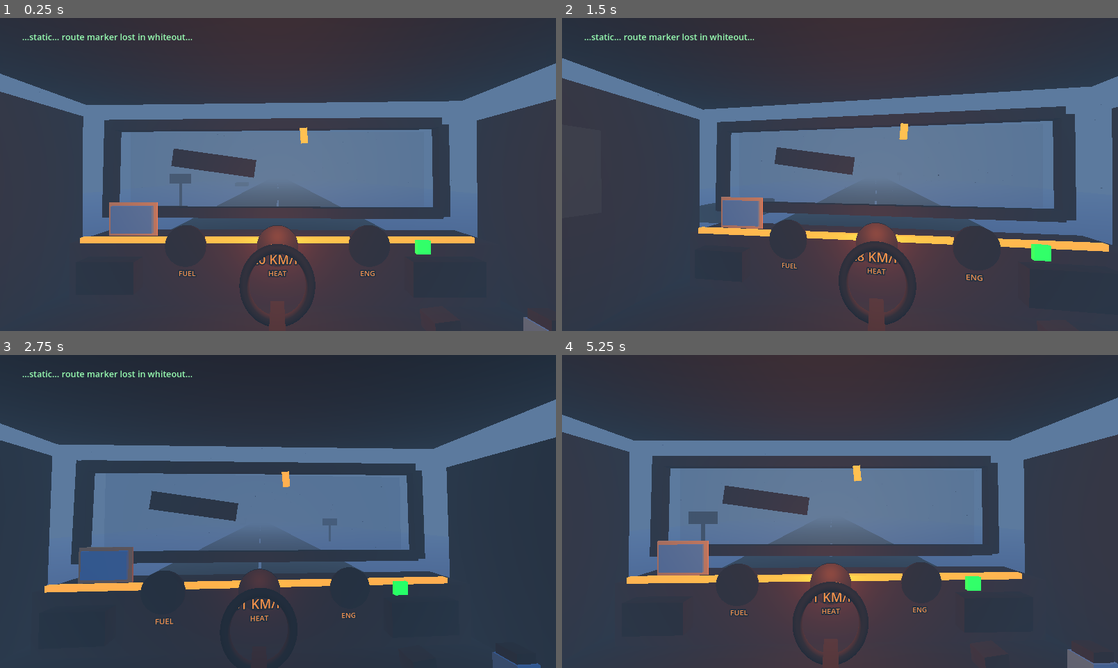
Above: before the commit, frames 1-4 (two rows, left to right).
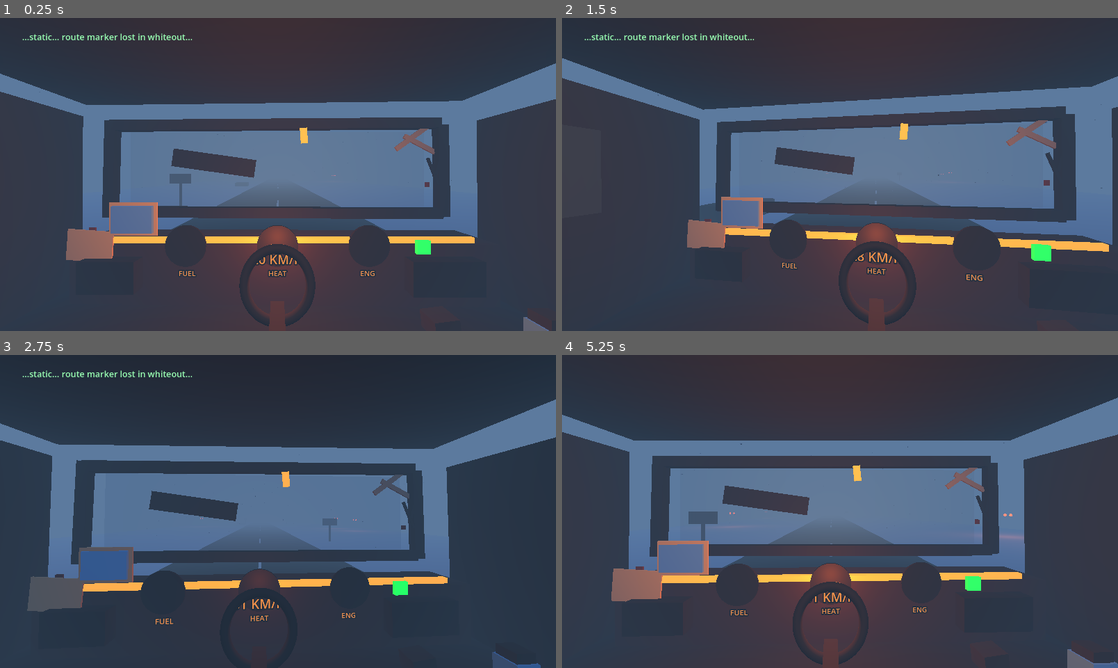
Above: after the commit, the same moments.

Repository: simonovic86/frozen-highway
Game: Godot game, scene res://scenes/Main.tscn
The game is run twice, just before and just after one commit, with the same random seed, the same clock (stepped at 60 frames per second) and the same inputs.
Inputs (mouse positions are in pixels of both pictures, inside the frame that each line leads up to):
- Up to frame 1 (0.25 s): no input
- Up to frame 2 (1.5 s): tap Enter at 0.5 s; move the mouse to (867, 174) at 0.52 s; hold H (heater_toggle) 0.53-1.28 s; hold W (throttle_up) from 0.53 s (still down); move the mouse to (812, 174) at 1.27 s; tap E (interact) at 1.35 s
- Up to frame 3 (2.75 s): keep holding W (throttle_up); move the mouse to (289, 505) at 2.02 s; hold L (lights_toggle) from 2.03 s (still down)
- Up to frame 4 (5.25 s): keep holding W (throttle_up); move the mouse to (834, 517) at 2.77 s; release L (lights_toggle) at 2.78 s; tap R (radio_toggle) at 2.85 s; move the mouse to (878, 514) at 3.52 s; hold H (heater_toggle) 3.53-4.28 s; move the mouse to (795, 508) at 4.27 s; tap E (interact) at 4.35 s; move the mouse to (845, 511) at 5.02 s; hold L (lights_toggle) from 5.03 s (still down)

The runs differ from the first frame. In frame 1, 1.0% of the frame differs, in the area x 11-79%, y 35-78%; in frame 2, 0.9%; in frame 3, 1.2%, in the area x 4-74%, y 38-82%; in frame 4, 1.2%.

Commit message:
Add cabin story and distant lights

Diff:
--- a/scripts/Cabin.gd
+++ b/scripts/Cabin.gd
@@ -52,6 +52,8 @@
 var mat_rust: StandardMaterial3D
 var mat_paper: StandardMaterial3D
 var mat_cloth: StandardMaterial3D
+var mat_tape: StandardMaterial3D
+var mat_wire: StandardMaterial3D
 
 func _ready() -> void:
 	base_camera_pivot_position = camera_pivot.position
@@ -191,6 +193,8 @@
 	mat_rust = _mat(Color(0.36, 0.12, 0.045), Color.BLACK, 0.0)
 	mat_paper = _mat(Color(0.74, 0.68, 0.52), Color.BLACK, 0.0)
 	mat_cloth = _mat(Color(0.18, 0.24, 0.28), Color.BLACK, 0.0)
+	mat_tape = _mat(Color(0.58, 0.57, 0.5), Color.BLACK, 0.0)
+	mat_wire = _mat(Color(0.02, 0.012, 0.008), Color.BLACK, 0.0)
 
 	mat_glass = StandardMaterial3D.new()
 	mat_glass.albedo_color = Color(0.36, 0.62, 0.8, 0.18)
@@ -311,7 +315,27 @@
 	_add_box(self, "GloveLeft", Vector3(0.52, 0.12, 0.26), Vector3(-0.72, -0.84, 2.86), mat_warm_dark)
 	var glove_right := _add_box(self, "GloveRight", Vector3(0.5, 0.12, 0.26), Vector3(-0.2, -0.84, 2.98), mat_warm_dark)
 	glove_right.rotation_degrees.y = 16.0
+	_build_story_note()
+	_build_improvised_fix()
 	hanging_charm = _add_box(self, "HangingCharm", Vector3(0.12, 0.26, 0.04), Vector3(0.45, 1.82, -1.62), mat_warm_emissive)
+
+func _build_story_note() -> void:
+	var note := _add_box(self, "FuelDebtNote", Vector3(0.62, 0.42, 0.025), Vector3(-2.56, 0.18, -0.82), mat_paper)
+	note.rotation_degrees.z = -4.0
+	var note_text := _add_label3d(self, "FuelDebtNoteText", "MARA\n2 CANS\nOWED", Vector3(-2.56, 0.18, -0.845), 18, Color(0.08, 0.07, 0.055))
+	note_text.rotation_degrees.z = -4.0
+	_add_box(self, "NotePin", Vector3(0.09, 0.09, 0.025), Vector3(-2.56, 0.38, -0.86), mat_rust)
+
+func _build_improvised_fix() -> void:
+	var tape_a := _add_box(self, "CrackedFrameTapeA", Vector3(0.72, 0.09, 0.035), Vector3(2.42, 1.82, -1.82), mat_tape)
+	tape_a.rotation_degrees.z = 36.0
+	var tape_b := _add_box(self, "CrackedFrameTapeB", Vector3(0.62, 0.085, 0.035), Vector3(2.55, 1.7, -1.82), mat_tape)
+	tape_b.rotation_degrees.z = -28.0
+	var wire_a := _add_box(self, "ExposedWireA", Vector3(0.045, 0.62, 0.045), Vector3(2.85, 1.46, -1.72), mat_wire)
+	wire_a.rotation_degrees.z = -14.0
+	var wire_b := _add_box(self, "ExposedWireB", Vector3(0.04, 0.5, 0.04), Vector3(2.72, 1.21, -1.71), mat_wire)
+	wire_b.rotation_degrees.z = 22.0
+	_add_box(self, "WireCopperEnd", Vector3(0.06, 0.08, 0.045), Vector3(2.62, 0.98, -1.71), mat_rust)
 
 func _build_wear_marks() -> void:
 	var dash_stain := _add_box(self, "DashCoffeeStain", Vector3(0.62, 0.035, 0.34), Vector3(1.72, -0.78, -0.88), mat_grime)
--- a/scripts/RoadGenerator.gd
+++ b/scripts/RoadGenerator.gd
@@ -10,12 +10,14 @@
 var segments: Array[Node3D] = []
 var snowflakes: Array[MeshInstance3D] = []
 var event_objects: Array[Node3D] = []
+var distant_light_rigs: Array[Node3D] = []
 
 var mat_road: StandardMaterial3D
 var mat_snow: StandardMaterial3D
 var mat_line: StandardMaterial3D
 var mat_dark: StandardMaterial3D
 var mat_light: StandardMaterial3D
+var mat_distant_light: StandardMaterial3D
 var snow_mesh: BoxMesh
 
 func _ready() -> void:
@@ -23,11 +25,13 @@
 	_create_materials()
 	_build_segments()
 	_build_snow()
+	_build_distant_moving_lights()
 
 func _process(delta: float) -> void:
 	_move_segments(delta)
 	_move_snow(delta)
 	_move_event_objects(delta)
+	_move_distant_lights(delta)
 
 func set_drive_speed(new_speed: float) -> void:
 	drive_speed = new_speed
@@ -77,6 +81,7 @@
 	mat_line = _mat(Color(0.82, 0.88, 0.92), Color(0.18, 0.24, 0.28), 0.08)
 	mat_dark = _mat(Color(0.035, 0.043, 0.052), Color.BLACK, 0.0)
 	mat_light = _mat(Color(0.65, 0.9, 1.0), Color(0.45, 0.8, 1.0), 1.6)
+	mat_distant_light = _mat(Color(1.0, 0.52, 0.24), Color(1.0, 0.32, 0.08), 2.1)
 
 func _build_segments() -> void:
 	for i in segment_count:
@@ -131,6 +136,50 @@
 		flake.position.y -= fall * delta
 		if flake.position.z > 8.0 or flake.position.y < -0.6 or absf(flake.position.x) > 18.0:
 			flake.position = _random_snow_position()
+
+func _build_distant_moving_lights() -> void:
+	for i in 4:
+		var rig := Node3D.new()
+		rig.name = "DistantMovingLights%02d" % i
+		rig.position = Vector3(
+			(-1.0 if i % 2 == 0 else 1.0) * rng.randf_range(13.0, 22.0),
+			rng.randf_range(0.6, 1.4),
+			rng.randf_range(-132.0, -42.0)
+		)
+		rig.set_meta("drift", rng.randf_range(-0.65, 0.65))
+		rig.set_meta("phase", rng.randf_range(0.0, TAU))
+		add_child(rig)
+		distant_light_rigs.append(rig)
+
+		for x in [-0.28, 0.28]:
+			var bulb := MeshInstance3D.new()
+			var mesh := SphereMesh.new()
+			mesh.radius = 0.13
+			mesh.height = 0.26
+			bulb.mesh = mesh
+			bulb.material_override = mat_distant_light
+			bulb.position = Vector3(x, 0.0, 0.0)
+			rig.add_child(bulb)
+
+		var glow := OmniLight3D.new()
+		glow.name = "DistantGlow"
+		glow.light_color = Color(1.0, 0.48, 0.22)
+		glow.light_energy = 0.9
+		glow.omni_range = 9.0
+		rig.add_child(glow)
+
+func _move_distant_lights(delta: float) -> void:
+	for rig in distant_light_rigs:
+		var phase := float(rig.get_meta("phase"))
+		var drift := float(rig.get_meta("drift"))
+		rig.position.z += (drive_speed * 0.24 + 2.8) * delta
+		rig.position.x += drift * delta
+		rig.position.y = 1.0 + sin(Time.get_ticks_msec() * 0.0017 + phase) * 0.18
+		rig.scale = Vector3.ONE * (0.82 + sin(Time.get_ticks_msec() * 0.004 + phase) * 0.08)
+		if rig.position.z > 16.0:
+			rig.position.z = rng.randf_range(-150.0, -106.0)
+			rig.position.x = signf(rig.position.x) * rng.randf_range(13.0, 24.0)
+			rig.set_meta("drift", rng.randf_range(-0.65, 0.65))
 
 func _move_event_objects(delta: float) -> void:
 	var movement := drive_speed * delta
Not shown, changed: TASKS.md
